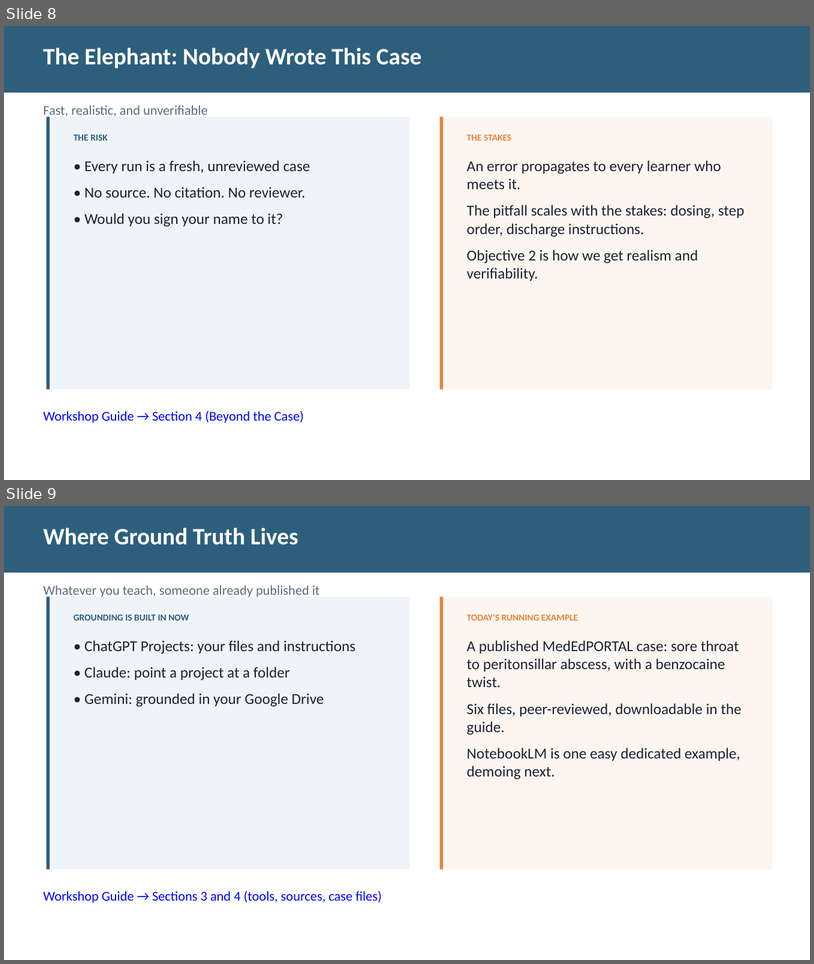
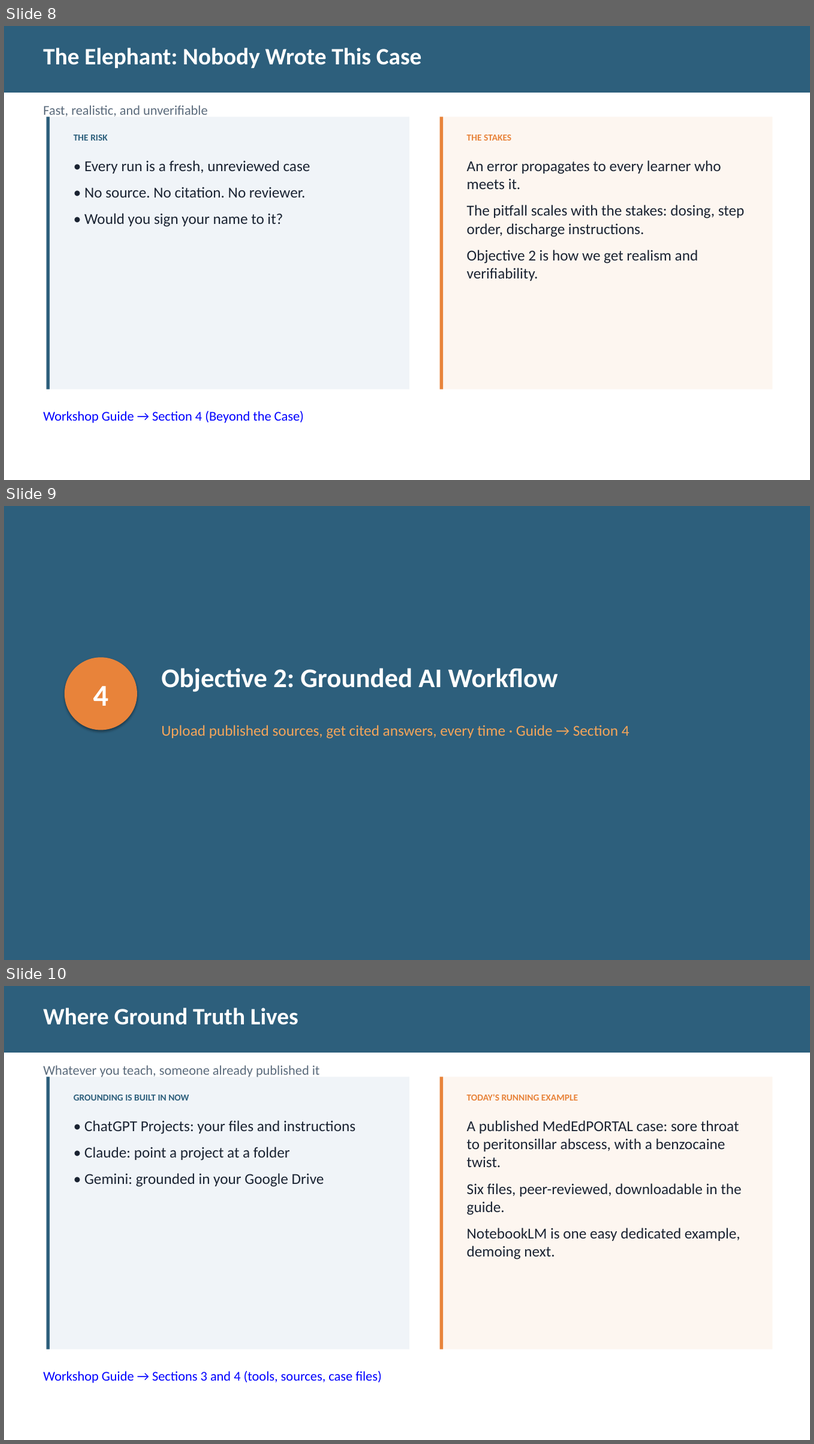
Before and after one commit to diana-brewer/digital-learning-unlocked, a slide deck: Digital Learning Unlocked - Slide Deck.pptx. Shown one above the other, each under a label of ours: slides 8 and 9 before the commit, slides 8, 9 and 10 after it. The pictures are 814x964 and 814x1444 pixels, drawn with LibreOffice and Linux fonts; fonts in the diff are those of the drawing. Boxes give left, top, right and bottom in pixels: in the first picture for what was removed or moved away, otherwise in the second. Text is boxed around its words. In the diff, an @@ line names an element or a change of style, - is before the commit and + after.

```diff
--- a/Digital Learning Unlocked - Slide Deck.pptx
+++ b/Digital Learning Unlocked - Slide Deck.pptx
@@ slide 9 added at (4,506,810,960), background #2D5F7C @@
@@ ellipse added at (65,657,137,730), fill #E8833A @@
@@ text added at (161,668,558,692), 32 pt, text #FFFFFF, bold @@
+Objective 2: Grounded AI Workflow
@@ text added at (93,686,109,706), 36 pt, text #FFFFFF, bold @@
+4
@@ text added at (161,725,630,739), 18 pt, text #F4A55A @@
+Upload published sources, get cited answers, every time · Guide → Section 4
@@ what was slide 9 is now slide 10 @@
```
Also in this commit, not shown: 1 other file.
